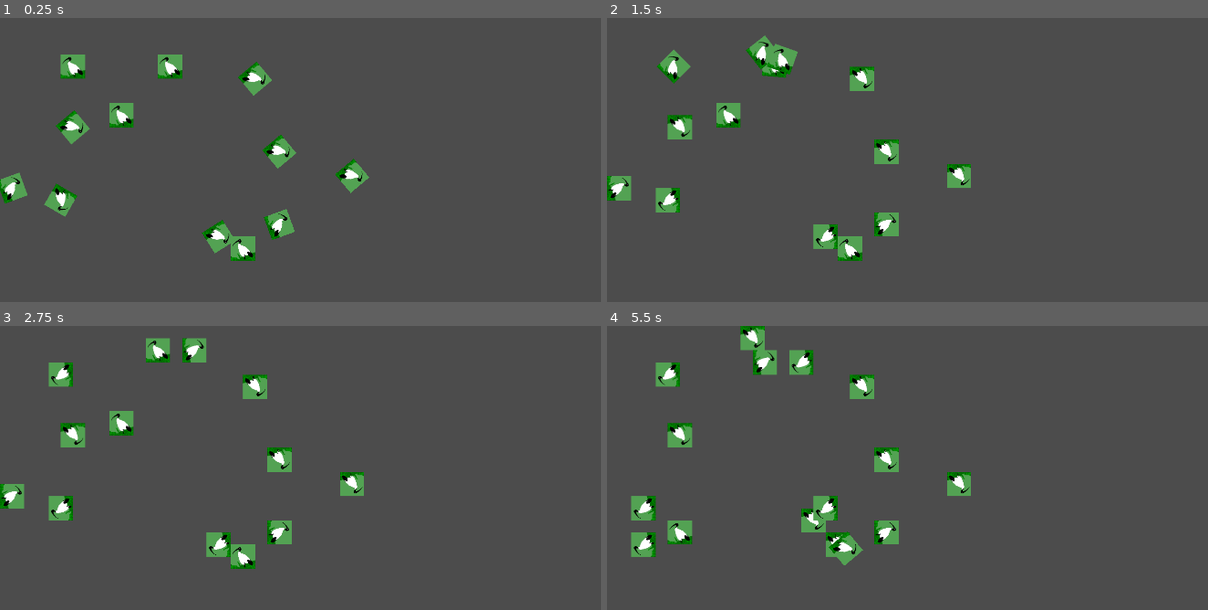
Above: before the commit, frames 1-4 (two rows, left to right).
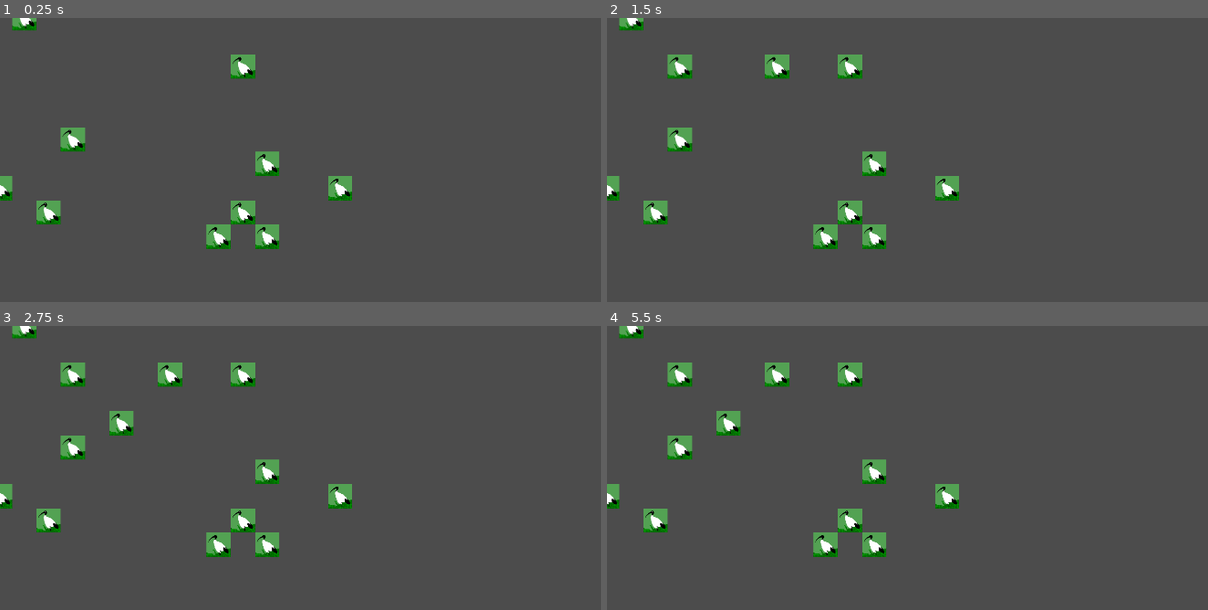
Above: after the commit, the same moments.

Repository: stupidratstudio/thoth
Game: Godot game, scene res://scenes/main.tscn
Same seed, same stepped clock (60 frames per second), same inputs: the game is played once before the commit and once after it.
Inputs (mouse positions are in pixels of both pictures, inside the frame that each line leads up to):
- Up to frame 1 (0.25 s): no input
- Up to frame 2 (1.5 s): move the mouse to (679, 66) at 0.52 s; click (679, 66) at 0.67 s; tap Enter at 1.25 s; move the mouse to (775, 66) at 1.27 s; click (775, 66) at 1.42 s
- Up to frame 3 (2.75 s): move the mouse to (120, 422) at 2.02 s; click (120, 422) at 2.17 s
- Up to frame 4 (5.5 s): tap Space at 2.75 s; move the mouse to (667, 507) at 2.77 s; click (667, 507) at 2.92 s; move the mouse to (619, 496) at 3.52 s; click (619, 496) at 3.67 s; move the mouse to (823, 544) at 4.27 s; click (823, 544) at 4.42 s; move the mouse to (679, 433) at 5.02 s; click (679, 433) at 5.17 s

The runs differ from the first frame. In frame 1, 5.8% of the frame differs, in the area x 0-62%, y 0-86%; in frame 2, 6.0%; in frame 3, 6.2%; in frame 4, 8.1%, in the area x 0-61%, y 0-85%.

Commit message:
Fun was had by all!

Diff:
--- a/objects/obj0.gd
+++ b/objects/obj0.gd
@@ -3,10 +3,11 @@
 var followCursor = false
 
 func _ready():
-	print(filename)
-	print(name)
+	#print(filename)
+	#print(name)
+	pass
 
-func _input(event):
+func _unhandled_input(event):
 	if followCursor:
 		if event is InputEventMouseMotion:
 			position = event.position
@@ -53,8 +54,7 @@
 	$Tween2.interpolate_property(self, "rotation", rotation, deg2rad(90*(randi()%4)), 0.3, Tween.TRANS_LINEAR, Tween.EASE_IN_OUT)
 	$Tween2.start()
 
-
 func _on_Area2D_input_event(viewport, event, shape_idx):
 	if event is InputEventMouseButton:
-		if event.pressed and event.button_index == 1:
-			followCursor = !followCursor
+		if event.button_index == 3:
+			followCursor = event.pressed
--- a/scenes/main.gd
+++ b/scenes/main.gd
@@ -17,18 +17,16 @@
 
 func addNewObj(object, newPosition = null):
 	var o = object.instance()
-	o.global_transform.origin = Vector2(floor(randf()*15), floor(randf()*10))*64
+	o.position = Vector2(floor(randf()*15), floor(randf()*10))*64
 	if newPosition != null:
-		o.global_transform.origin = newPosition
-	add_child(o)
+		o.position = newPosition
+	$objects.add_child(o)
 
-func _input(event):
+func _unhandled_input(event):
+	if event is InputEventMouseMotion:
+		$Area2D.position = event.position
 	if event is InputEventMouseButton:
 		if event.pressed and event.button_index == 1:
-			$Area2DMouse.monitoring = true
-			$Area2DMouse.position = event.position
-			if $Area2DMouse.get_overlapping_areas().size() <= 1:
-				var pos = event.position
-				pos.x = floor(pos.x/64)*64
-				pos.y = floor(pos.y/64)*64
-				addNewObj(obj0, pos)
+			if $Area2D.get_overlapping_areas().size() == 0:
+				addNewObj(obj0, $Area2D.position)
+				get_tree().set_input_as_handled()
--- a/scenes/main.tscn
+++ b/scenes/main.tscn
@@ -1,29 +1,17 @@
-[gd_scene load_steps=4 format=2]
+[gd_scene load_steps=3 format=2]
 
-[ext_resource path="res://objects/obj0.tscn" type="PackedScene" id=1]
 [ext_resource path="res://scenes/main.gd" type="Script" id=2]
 
-[sub_resource type="RectangleShape2D" id=2]
-extents = Vector2( 64, 64 )
+[sub_resource type="CircleShape2D" id=1]
+radius = 32.0
 
 [node name="main" type="Node2D"]
 script = ExtResource( 2 )
 
-[node name="obj0" parent="." instance=ExtResource( 1 )]
-position = Vector2( 192, 128 )
+[node name="objects" type="Node2D" parent="."]
 
-[node name="obj1" parent="." instance=ExtResource( 1 )]
-position = Vector2( 448, 128 )
-
-[node name="obj2" parent="." instance=ExtResource( 1 )]
-position = Vector2( 320, 256 )
-
-[node name="Area2DMouse" type="Area2D" parent="."]
-visible = false
-collision_layer = 2
+[node name="Area2D" type="Area2D" parent="."]
 monitorable = false
 
-[node name="CollisionShape2D" type="CollisionShape2D" parent="Area2DMouse"]
-shape = SubResource( 2 )
-
-[connection signal="input_event" from="Area2DMouse" to="." method="_on_Area2D_input_event"]
+[node name="CollisionShape2D" type="CollisionShape2D" parent="Area2D"]
+shape = SubResource( 1 )
